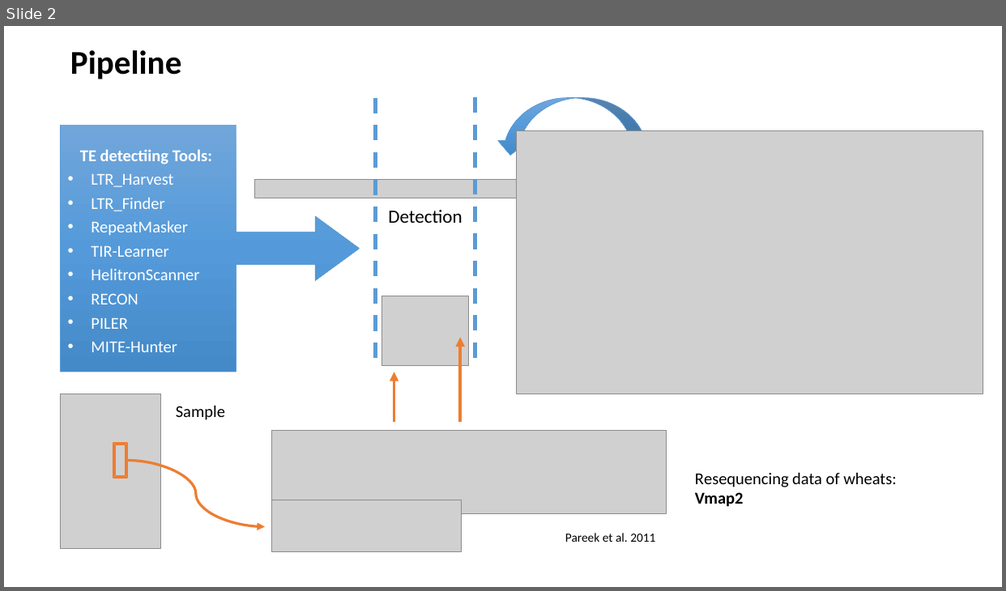
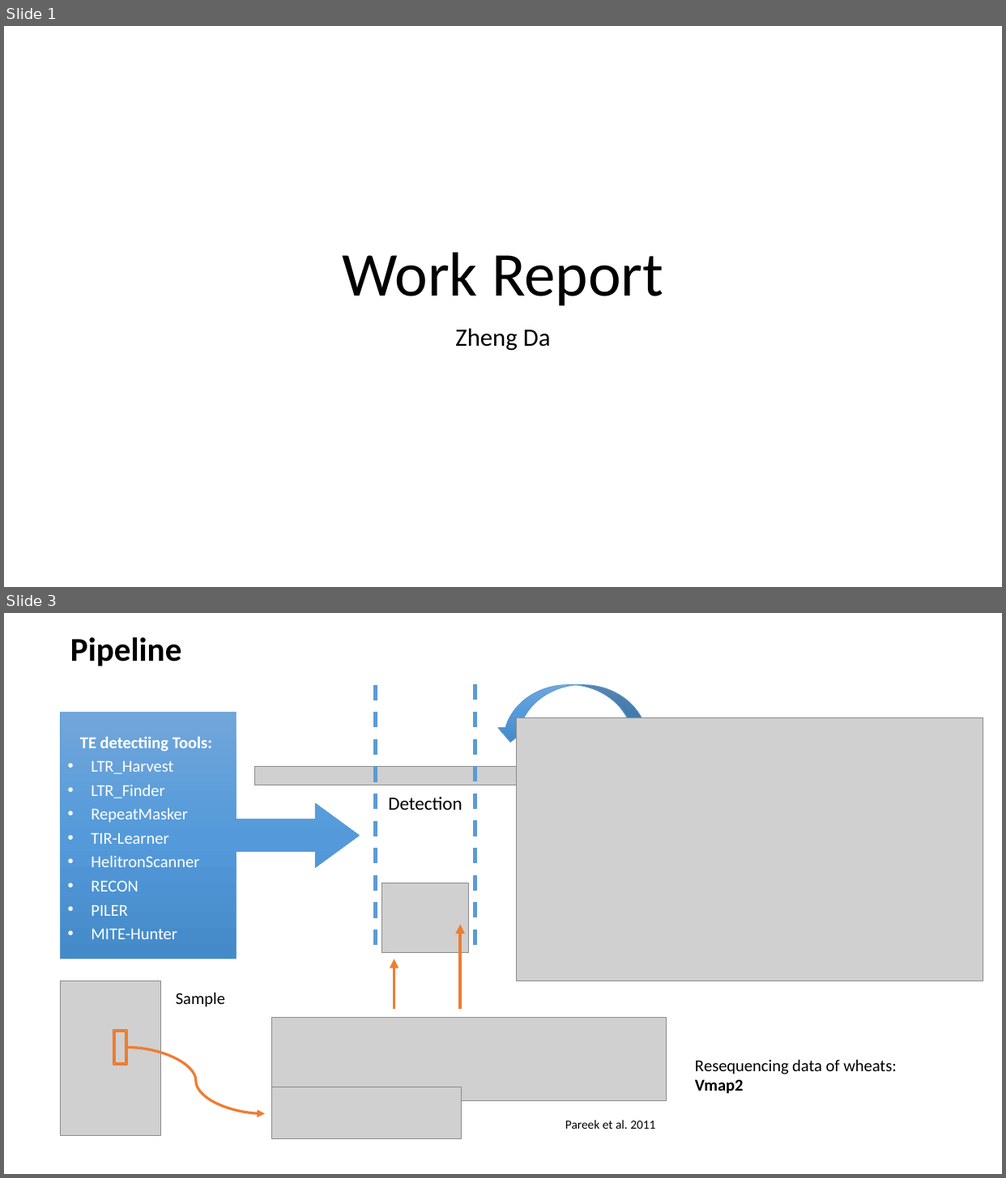
Before and after one commit to SirLearning/GeneticsNotes, a slide deck: undergraduate/Presentation.pptx. Shown one above the other, each under a label of ours: slide 2 before the commit, slides 1 and 3 after it; the slides between them are not shown. The pictures are 1006x591 and 1006x1178 pixels, drawn with LibreOffice and Linux fonts; fonts in the diff are those of the drawing; grey boxes stand for pictures. Boxes give left, top, right and bottom in pixels: in the first picture for what was removed or moved away, otherwise in the second. Text is boxed around its words. In the diff, an @@ line names an element or a change of style, - is before the commit and + after.

```diff
--- a/undergraduate/Presentation.pptx
+++ b/undergraduate/Presentation.pptx
@@ slide 1 added at (4,26,1002,587), background #FFFFFF @@
@@ title added at (342,252,663,306), 60 pt, text #000000 @@
+Work Report
@@ subtitle added at (455,328,551,351), 24 pt, text #000000 @@
+Zheng Da
@@ what was slide 2 is now slide 3 @@
```
